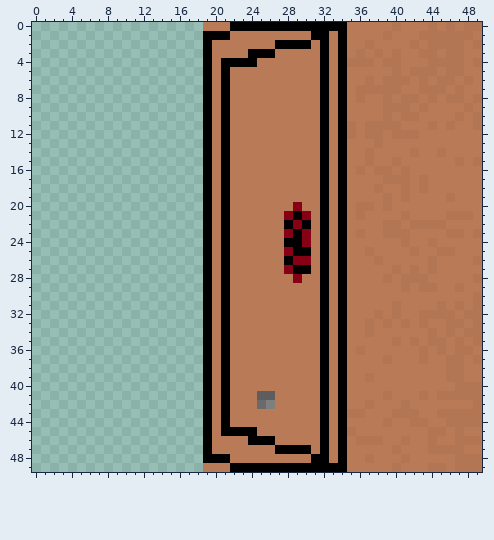
A pixel-art sprite gets an edit: Content/Textures/lockerClosed.png. That is the earlier state.
The file is 50x50 pixels.
Now the later version:
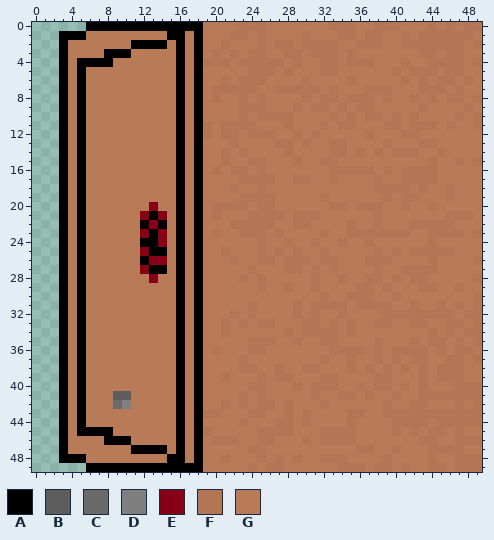
Palette (. is transparent): A #000000  B #5d5d5d  C #6a6a6a  D #7f7f7f  E #880015  F #b37654  G #b97a57
From old to new:
Changed rows in their new state; - is an unchanged pixel.
first column x 3:
 0 ---AAAAAAAAAAAAA---GFFFGGGGGGGFFF--FF--------
 1 AAAGGGGGGGGGAAGAGGGFF-F----FGG-FF-FFG-F------
 2 AGGGGGGGAAAAGAGAG-F---F-FFGFFFFG-F-F--F-F----
 3 AGGGGAAAGGGGGAGAGF-F-FFG-FF-FFFGFG-G-G-------
 4 AGAAAAGGGGGGGAGAFFFGFFFFF-F--FFG----GGF------
 5 AGAGGGGGGGGGGAGAG-G--FFF-F---FFG-------------
 6 AGAGGGGGGGGGGAGAG-F-FFF----F-G-GF-G-GG-------
 7 AGAGGGGGGGGGGAGAGFFFFF--FFFFFGFG-G---G-------
 8 AGAGGGGGGGGGGAGAGFG-F-F----F-FFGF-F---G------
 9 AGAGGGGGGGGGGAGAG-G-FFF---F-FF-F-FF-GGG------
10 AGAGGGGGGGGGGAGAG-G-F-FFFF---GFGF-FFGFG------
11 AGAGGGGGGGGGGAGAF-FFFF---F---F-F--GG---FF----
12 AGAGGGGGGGGGGAGAF-FF-FFF--F-FG-GG--G-G-------
13 AGAGGGGGGGGGGAGAG-GF----FF-F-GFF---GF---FF---
14 AGAGGGGGGGGGGAGAG-F-F----F---GFF-FGF-FF------
15 AGAGGGGGGGGGGAGAG-F--FF---F--FFG--G--G---F---
16 AGAGGGGGGGGGGAGAGFGFF-F------GFFF-FG---FFF---
17 AGAGGGGGGGGGGAGAG-G-FFFF--FF-GFG---FGG-F-F---
18 AGAGGGGGGGGGGAGAG-GF--F------G-G----FF-----F-
19 AGAGGGGGGGGGGAGAG-G-FFFF-----F-G-------F-----
20 AGAGGGGGGGEGGAGAGFFFF-FF--G--GFF---FG-F--F---
21 AGAGGGGGGEAEGAGAGFG--FFFFGFFFG-G-G-F--G------
22 AGAGGGGGGAEAGAGAG-GFFFFF-GFF-G-GF--FGG-----F-
23 AGAGGGGGGEAEGAGAGFG-FFF-FGGG-F-GF-FF-----FF--
24 AGAGGGGGGAAEGAGAG-G---F--FGGFG-F--F---G------
25 AGAGGGGGGEAAGAGAG-F---F-FGFG-F-G--GF-F--FF---
26 AGAGGGGGGAEEGAGAG-GF--FF-FFF-FFG--F-F--------
27 AGAGGGGGGEAAGAGAG-G--F---FFGFGFG---F-GF-F----
28 AGAGGGGGGGEGGAGAG-G-F-F---G-FG-F--FFGFG------
29 AGAGGGGGGGGGGAGAG-G---F--F--FG-G-FF-F-G------
30 AGAGGGGGGGGGGAGAG-G----------F-GFFF--F-------
31 AGAGGGGGGGGGGAGAG-G--F----F-FFFF-FFFFG-F-----
32 AGAGGGGGGGGGGAGAG-GF-F----F-FG-F---GF-FF-----
33 AGAGGGGGGGGGGAGAG-F-F-FF---FFGFGF-GF--GF-----
34 AGAGGGGGGGGGGAGAG-F------F-FFFFGF-G----------
35 AGAGGGGGGGGGGAGAG-G--FFF--F--FFG---F-G-------
36 AGAGGGGGGGGGGAGAGFG--FF------GFFF--F-FFF-----
37 AGAGGGGGGGGGGAGAG-G-F--------F-GF--FGF-F-----
38 AGAGGGGGGGGGGAGAG-G-FF--F--FFG-GF-F-F-F-F-F--
39 AGAGGGGGGGGGGAGAG-F---F-FF---FFG--GFF---F-F--
40 AGAGGGGGGGGGGAGAG-G--FF---F-FFFG-F-FF-F-F----
41 AGAGGGBBGGGGGAGAG-G-F-FG----FG-FF-F-GF---F---
42 AGAGGGCDGGGGGAGAG-F-F-FF-F---F-G--G-F-GFF---F
43 AGAGGGGGGGGGGAGAFFG--FF--F-F-G-G----F---FF---
44 AGAGGGGGGGGGGAGAG-G-F---FF-F-G-GF---GFF---F--
45 AGAAAAGGGGGGGAGAF-GGGGFFFF---FFF-----F-F-----
46 AGGGGAAAGGGGGAGAGFFF-GFF---F-FFFFGGG--G-F----
47 AGGGGGGGAAAAGAGAG----FF-GGGG-G-G-FF----------
48 AAAGGGGGGGGGAAGAGGF---F-F-F-GFFF--G-F-G--F---
49 ---AAAAAAAAAAAAA---GGFGFFGGGGGGFFF-FFGF------
Changed places in both pictures, as pixel boxes (x1, y1, x2, y2):
changed: (59, 22, 464, 472)
